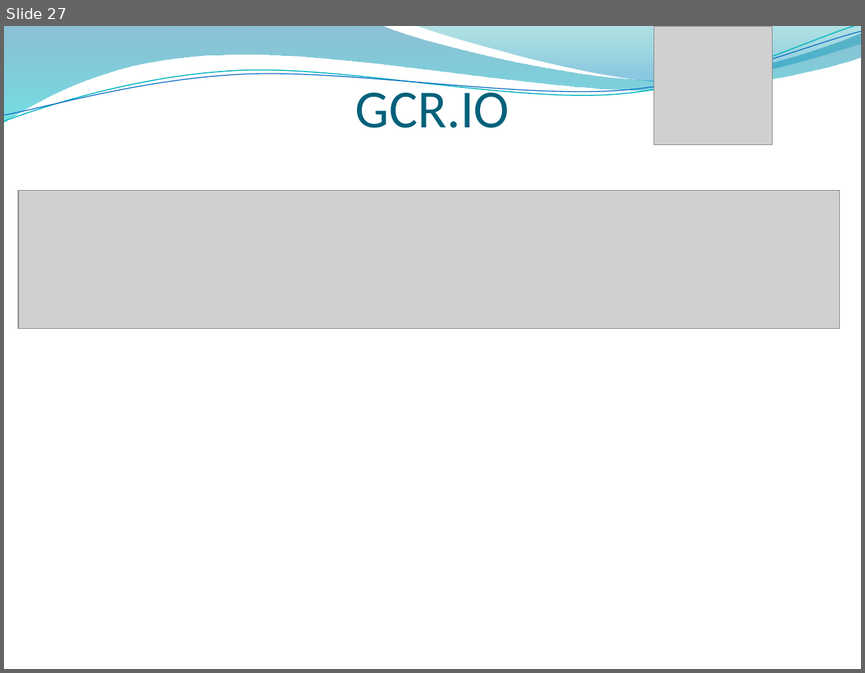
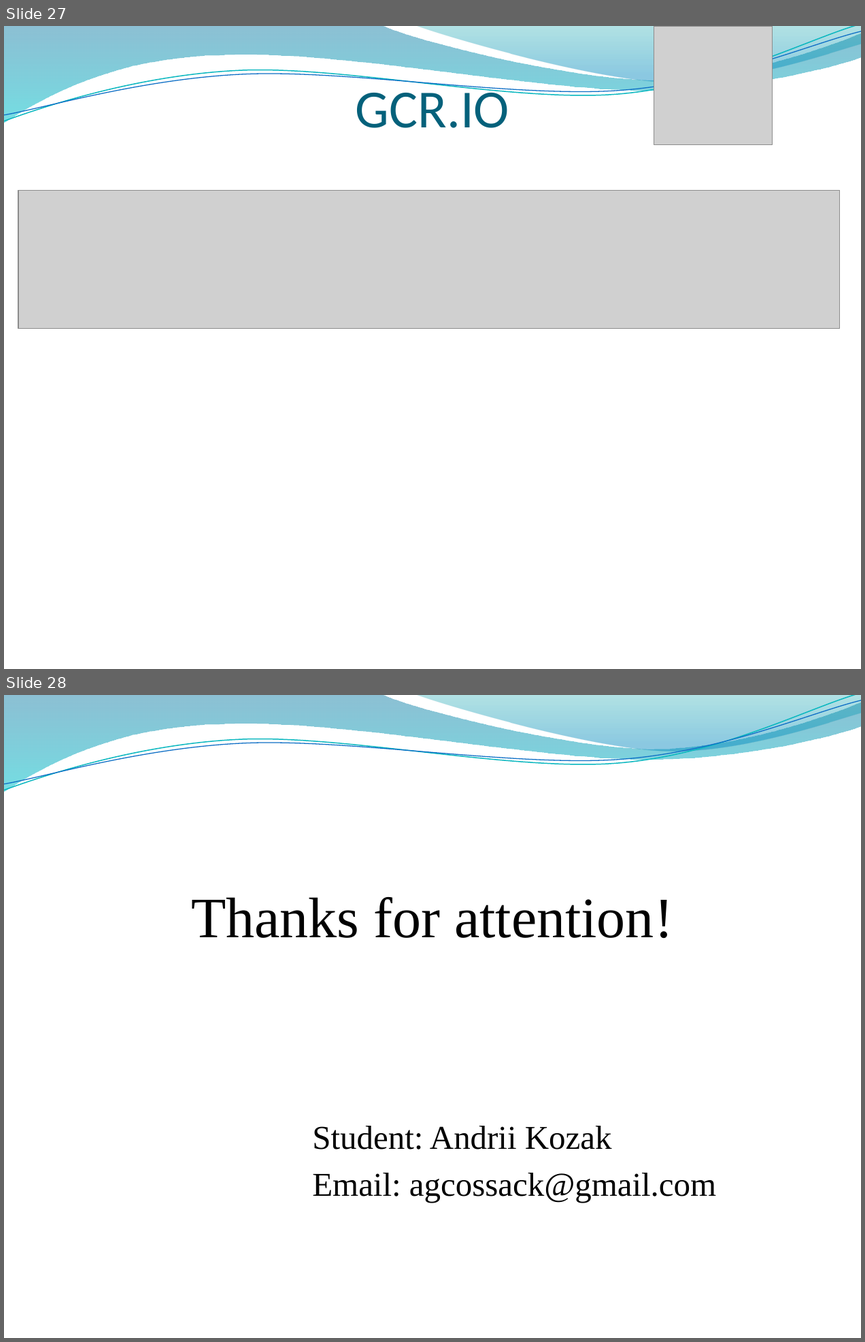
Before and after one commit to KozakAG/myProject, a slide deck: Andrii Kozak Final Task.pptx. Shown one above the other, each under a label of ours: slide 27 before the commit, slides 27 and 28 after it. The pictures are 865x673 and 865x1342 pixels, drawn with LibreOffice and Linux fonts; fonts in the diff are those of the drawing; grey boxes stand for pictures; background and template pictures are left out. Boxes give left, top, right and bottom in pixels: in the first picture for what was removed or moved away, otherwise in the second. Text is boxed around its words. In the diff, an @@ line names an element or a change of style, - is before the commit and + after.

Commit message:
change 3 file Final Task.pptx

```diff
--- a/Andrii Kozak Final Task.pptx
+++ b/Andrii Kozak Final Task.pptx
@@ slide 28 added at box(4, 695, 861, 1338), background picture (left out); not listed: 4 template elements that a slide beside it also shows @@
@@ text added at box(191, 897, 716, 1202), 28 pt, text #000000 @@
+Thanks for attention!
+Student: Andrii Kozak
+Email: agcossack@gmail.com
```
